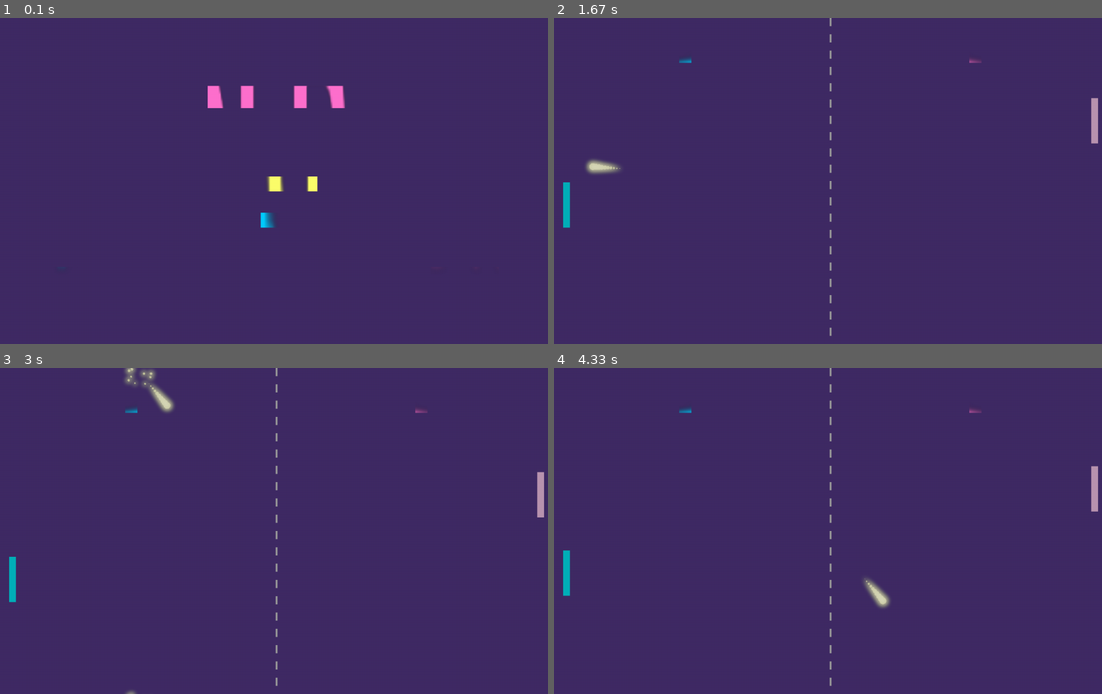
Above: before the commit, frames 1-4 (two rows, left to right).
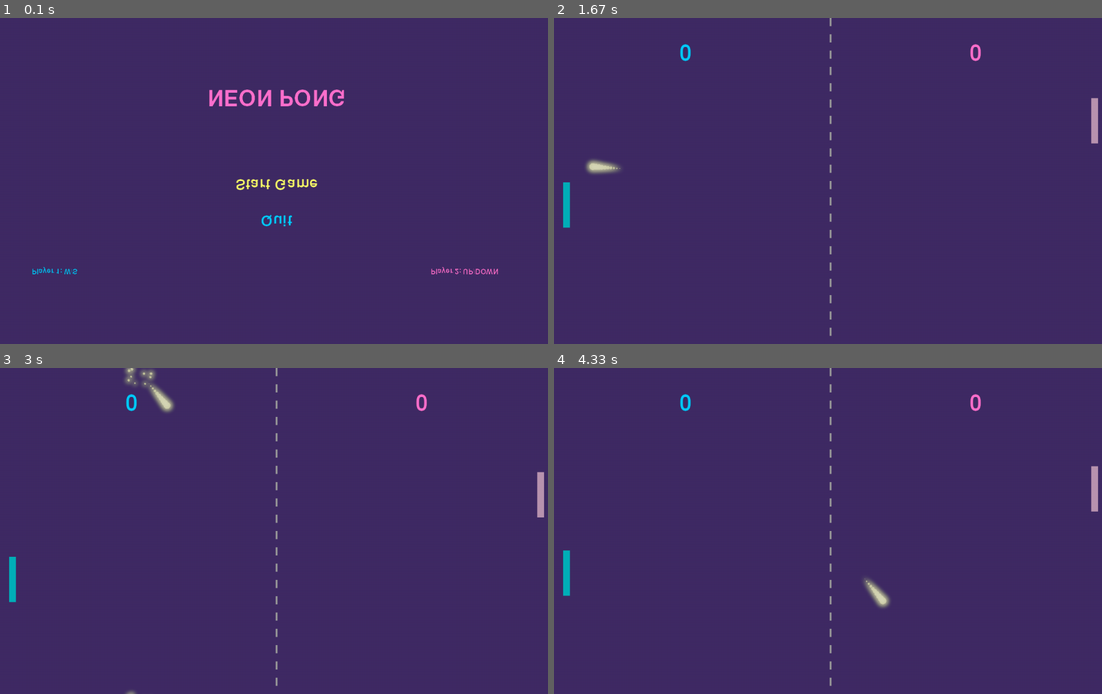
Above: after the commit, the same moments.

Repository: dterracino/neon_pong
Game: pygame game, started from main.py
Two runs of this game, one before a commit and one after it. Both use one fixed random seed, a clock stepped at 60 frames per second and the inputs below.
Inputs:
- Up to frame 1 (0.1 s): no input
- Up to frame 2 (1.67 s): tap Enter at 0.33 s; hold Up 0.67-1.13 s; hold Down 1.17-1.47 s; hold S 1.17-1.47 s; hold Up from 1.5 s (still down); hold W from 1.5 s (still down)
- Up to frame 3 (3 s): release Up at 1.87 s; release W at 1.87 s; hold Down 1.9-2.27 s; hold S 1.9-2.27 s; hold Up 2.3-2.6 s; hold W 2.3-2.6 s; hold Down 2.63-2.93 s; hold S 2.63-2.93 s; hold Up from 2.97 s (still down); hold W from 2.97 s (still down)
- Up to frame 4 (4.33 s): release Up at 3.33 s; release W at 3.33 s; hold Down 3.37-3.73 s; hold S 3.37-3.73 s; hold Up 3.77-4.07 s; hold W 3.77-4.07 s; hold Down from 4.1 s (still down); hold S from 4.1 s (still down)

The runs differ from the first frame. In frame 1, 1.6% of the frame differs, in the area x 5-91%, y 20-79%; in frame 2, 0.2%; in frame 3, 0.2%; in frame 4, 0.2%.

Commit message:
Create text shader and update draw_text to use proper UV coordinates
Co-authored-by: dterracino <3344177+dterracino@users.noreply.github.com>

Diff:
--- /dev/null
+++ b/shaders/text.frag
@@ -0,0 +1,12 @@
+#version 330
+
+uniform sampler2D tex;
+uniform vec4 color;
+
+in vec2 uv;
+out vec4 fragColor;
+
+void main() {
+    vec4 texColor = texture(tex, uv);
+    fragColor = texColor * color;
+}
--- /dev/null
+++ b/shaders/text.vert
@@ -0,0 +1,10 @@
+#version 330
+
+in vec2 in_position;
+in vec2 in_uv;
+out vec2 uv;
+
+void main() {
+    gl_Position = vec4(in_position, 0.0, 1.0);
+    uv = in_uv;
+}
--- a/src/managers/asset_manager.py
+++ b/src/managers/asset_manager.py
@@ -33,6 +33,11 @@
         self.sounds_path = os.path.join(self.assets_path, 'sounds')
         self.music_path_dir = os.path.join(self.assets_path, 'music')
 
+        print(f"[DEBUG] AssetManager.__init__: Initializing asset manager")
+        print(f"[DEBUG] AssetManager.__init__: Base path: {self.base_path}")
+        print(f"[DEBUG] AssetManager.__init__: Assets path: {self.assets_path}")
+        print(f"[DEBUG] AssetManager.__init__: Fonts path: {self.fonts_path}")
+
         # Create directories if they don't exist
         os.makedirs(self.fonts_path, exist_ok=True)
         os.makedirs(self.sounds_path, exist_ok=True)
@@ -47,11 +52,13 @@
                 if name and os.path.exists(os.path.join(self.fonts_path, name)):
                     font_path = os.path.join(self.fonts_path, name)
                     self.fonts[key] = pygame.font.Font(font_path, size)
+                    print(f"[DEBUG] AssetManager.get_font: Loaded font '{name}' at size {size}")
                 else:
                     # Use default font
                     self.fonts[key] = pygame.font.Font(None, size)
+                    print(f"[DEBUG] AssetManager.get_font: Using default pygame font at size {size}")
             except Exception as e:
-                print(f"Error loading font {name}: {e}")
+                print(f"[ERROR] AssetManager.get_font: Error loading font {name}: {e}")
                 self.fonts[key] = pygame.font.Font(None, size)
 
         return self.fonts[key]
--- a/src/rendering/renderer.py
+++ b/src/rendering/renderer.py
@@ -27,6 +27,14 @@
         else:
             print(f"[ERROR] Renderer.__init__: Failed to load basic shader!")
 
+        # Load text shader
+        print("[DEBUG] Renderer.__init__: Loading text shader...")
+        self.text_program = shader_manager.load_shader('text', 'text.vert', 'text.frag')
+        if self.text_program:
+            print(f"[DEBUG] Renderer.__init__: Text shader loaded successfully")
+        else:
+            print(f"[ERROR] Renderer.__init__: Failed to load text shader!")
+
         # Create post processor
         print("[DEBUG] Renderer.__init__: Creating post processor...")
         self.post_processor = PostProcessor(ctx, shader_manager)
@@ -210,8 +218,8 @@
         Example:
             renderer.draw_text("HELLO", 400, 300, FONT_SIZE_LARGE, COLOR_PINK, centered=True)
         """
-        if not self.basic_program:
-            print("[ERROR] Renderer.draw_text: Cannot draw - basic_program not loaded!")
+        if not self.text_program:
+            print("[ERROR] Renderer.draw_text: Cannot draw - text_program not loaded!")
             return
 
         # Convert color from 0-1 to 0-255 for pygame
@@ -228,22 +236,27 @@
         if cache_key not in self.text_texture_cache:
             # Get font from asset manager
             font = self.asset_manager.get_font(font_name, size)
+            print(f"[DEBUG] Renderer.draw_text: Rendering text '{text}' with font size {size}")
 
             # Render text to pygame surface
             text_surface = font.render(text, True, pygame_color)
             text_width, text_height = text_surface.get_size()
+            print(f"[DEBUG] Renderer.draw_text: Text surface size: {text_width}x{text_height}")
 
             # Convert to RGBA
             text_data = pygame.image.tostring(text_surface, 'RGBA', True)
+            print(f"[DEBUG] Renderer.draw_text: Text data size: {len(text_data)} bytes")
 
             # Create OpenGL texture
             text_texture = self.ctx.texture((text_width, text_height), 4, text_data)
             text_texture.filter = (moderngl.LINEAR, moderngl.LINEAR)
+            print(f"[DEBUG] Renderer.draw_text: Created texture: {text_texture.size}")
 
             # Cache the texture
             self.text_texture_cache[cache_key] = text_texture
         else:
             text_texture = self.text_texture_cache[cache_key]
+            print(f"[DEBUG] Renderer.draw_text: Using cached texture for '{text}'")
 
         text_width, text_height = text_texture.size
 
@@ -257,12 +270,17 @@
         ndc_width = (text_width / WINDOW_WIDTH) * 2
         ndc_height = (text_height / WINDOW_HEIGHT) * 2
 
-        # Create vertices for text rectangle
+        # Create vertices for text rectangle with UV coordinates
+        # Vertices: position (x, y) + UV (u, v)
         vertices = np.array([
-            ndc_x, ndc_y - ndc_height,
-            ndc_x + ndc_width, ndc_y - ndc_height,
-            ndc_x, ndc_y,
-            ndc_x + ndc_width, ndc_y,
+            # Bottom-left
+            ndc_x, ndc_y - ndc_height, 0.0, 1.0,
+            # Bottom-right
+            ndc_x + ndc_width, ndc_y - ndc_height, 1.0, 1.0,
+            # Top-left
+            ndc_x, ndc_y, 0.0, 0.0,
+            # Top-right
+            ndc_x + ndc_width, ndc_y, 1.0, 0.0,
         ], dtype='f4')
 
         # Switch to UI framebuffer
@@ -273,17 +291,24 @@
         self.ctx.enable(moderngl.BLEND)
         self.ctx.blend_func = moderngl.SRC_ALPHA, moderngl.ONE_MINUS_SRC_ALPHA
 
-        # Create temporary VBO and VAO
+        # Create temporary VBO and VAO with position and UV
         vbo = self.ctx.buffer(vertices.tobytes())
-        vao = self.ctx.simple_vertex_array(self.basic_program, vbo, 'in_position')
+        vao = self.ctx.vertex_array(
+            self.text_program,
+            [
+                (vbo, '2f 2f', 'in_position', 'in_uv')
+            ]
+        )
 
         # Bind text texture and set color uniform
         text_texture.use(0)
-        if self.basic_program and 'tex' in self.basic_program:
-            self.basic_program['tex'].value = 0  # type: ignore[union-attr]
-        if self.basic_program and 'color' in self.basic_program:
+        if self.text_program and 'tex' in self.text_program:
+            self.text_program['tex'].value = 0  # type: ignore[union-attr]
+        if self.text_program and 'color' in self.text_program:
             # Use white color to render text texture as-is (text is already colored)
-            self.basic_program['color'].value = (1.0, 1.0, 1.0, color[3])  # type: ignore[union-attr]
+            self.text_program['color'].value = (1.0, 1.0, 1.0, color[3])  # type: ignore[union-attr]
+
+        print(f"[DEBUG] Renderer.draw_text: Drawing text '{text}' at ({x}, {y}) with NDC ({ndc_x:.2f}, {ndc_y:.2f}) size ({ndc_width:.2f}, {ndc_height:.2f})")
 
         # Draw
         vao.render(moderngl.TRIANGLE_STRIP)
--- a/test_text_rendering.py
+++ b/test_text_rendering.py
@@ -7,6 +7,7 @@
 
 import pygame
 import moderngl
+import numpy as np
 from src.managers.shader_manager import ShaderManager
 from src.rendering.renderer import Renderer
 from src.utils.constants import WINDOW_WIDTH, WINDOW_HEIGHT, COLOR_PINK, COLOR_CYAN, COLOR_YELLOW
@@ -49,10 +50,29 @@
 
     # Save a screenshot
     print("Saving screenshot...")
-    pygame.image.save(screen, "/tmp/text_rendering_test.png")
+    savepath = os.path.expanduser("~/tmp/text_rendering_test.png")
+    os.makedirs(os.path.dirname(savepath), exist_ok=True)
+
+    # Read the screen buffer to check if it's all black
+    print("Checking screen buffer...")
+    buffer = ctx.screen.read(components=4)
+    pixels = np.frombuffer(buffer, dtype='u1')
+
+    # Check if all pixels are black (or very dark)
+    non_black_pixels = np.sum(pixels > 10)
+    total_pixels = len(pixels)
+    print(f"Non-black pixel components: {non_black_pixels} / {total_pixels}")
+
+    if non_black_pixels == 0:
+        print("[WARNING] Screen is completely black! Text rendering may not be working.")
+    else:
+        print(f"[SUCCESS] Screen has visible content ({non_black_pixels / total_pixels * 100:.1f}% non-black)")
+
+    pygame.image.save(screen, savepath)
+    print(f"Screenshot saved to {savepath}")
 
     print("Text rendering test completed successfully!")
-    print("Textures cached:", len(renderer.text_texture_cache))
+    print(f"Textures cached: {len(renderer.text_texture_cache)}")
 
     pygame.quit()
 
